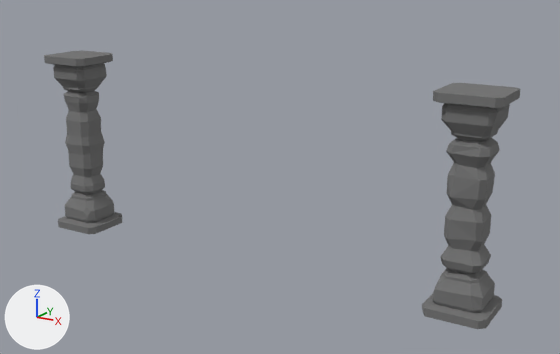
Renders of the Blender file udemy-blender/barrel.blend from each side of a commit.
Before and after are seen from a 50 mm camera at (7.46, -9.57, 4.67) aimed at (0.22, 2.49, 0.61). The lights are fixed; the arrows at lower left show +X, +Y and +Z. The same objects are shown in both versions, whatever each file hides.

The older version as bpy lines, for what is in view:
```python
me_cube_001 = bpy.data.meshes.new('Cube.001')
me_cube_001.from_pydata(...)  # 219 vertices, 211 faces; spans x -0.44..0.44, y -0.44..0.44, z -1.51..1.51
me_cube_001.materials.append(mat_pillar)  # grey #737373
me_cube_003 = bpy.data.meshes.new('Cube.003')
me_cube_003.from_pydata(...)  # 216 vertices, 210 faces; spans x -0.44..0.44, y -0.44..0.44, z -1.52..1.51
me_cube_003.materials.append(mat_pillar)  # grey #737373
ob_pillar_001 = bpy.data.objects.new('pillar.001', me_cube_001)
ob_pillar_001.location = (-2.24, 0.0, 1.5)
ob_pillar_002 = bpy.data.objects.new('pillar.002', me_cube_003)
ob_pillar_002.location = (4.6, 0.0, 1.5)
```
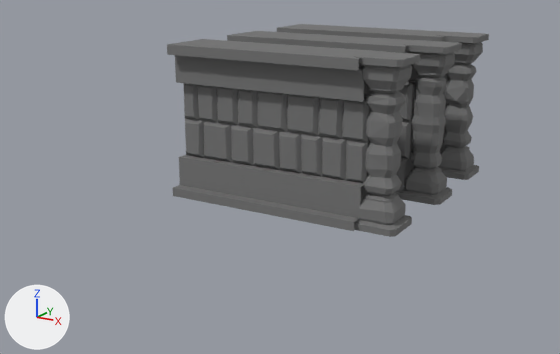
The change, as JSON lines over the scene's bpy script:
```json
{"block": "me_cube_001", "where": "# used by ob_pillar_001; location = (-2.24, 0.0, 1.5)"}
{"op": "remove", "block": "me_cube_001", "code": "me_cube_001.from_pydata(...)  # 219 vertices, 211 faces; spans x -0.44..0.44, y -0.44..0.44, z -1.51..1.51"}
{"op": "add", "block": "me_cube_001", "code": "me_cube_001.from_pydata(...)  # 489 vertices, 425 faces; spans x -4.32..0.44, y -0.61..0.53, z -1.51..1.51"}
{"block": "me_cube_001", "change": "me_cube_001 part 1: a new loose piece of 270 vertices spanning x -4.32..-0.31, y -0.61..0.53, z -1.5..1.5, in mat_pillar (grey #737373)"}
{"block": "me_cube_003", "where": "# used by ob_pillar_002; location = (4.6, 0.0, 1.5)"}
{"op": "remove", "block": "me_cube_003", "code": "me_cube_003.from_pydata(...)  # 216 vertices, 210 faces; spans x -0.44..0.44, y -0.44..0.44, z -1.52..1.51"}
{"op": "add", "block": "me_cube_003", "code": "me_cube_003.from_pydata(...)  # 486 vertices, 424 faces; spans x -4.26..0.44, y -0.55..0.59, z -1.52..1.51"}
{"block": "me_cube_003", "change": "me_cube_003 part 2: a new loose piece of 270 vertices spanning x -4.26..-0.26, y -0.55..0.59, z -1.5..1.5, in mat_pillar (grey #737373)"}
{"op": "add", "block": "me_cube_004", "code": ["me_cube_004 = bpy.data.meshes.new('Cube.004')", "me_cube_004.from_pydata(...)  # 506 vertices, 440 faces; spans x -4.24..0.44, y -0.59..0.56, z -1.51..1.51", "me_cube_004.materials.append(mat_pillar)  # grey #737373"]}
{"op": "set", "path": "ob_pillar_001.location", "old": "(-2.24, 0.0, 1.5)", "new": "(2.31, 4.64, 1.5)"}
{"op": "set", "path": "ob_pillar_002.location", "old": "(4.6, 0.0, 1.5)", "new": "(2.26, 2.58, 1.5)"}
{"op": "add", "block": "ob_pillar_003", "code": ["ob_pillar_003 = bpy.data.objects.new('pillar.003', me_cube_004)", "ob_pillar_003.location = (2.24, 6.61, 1.5)"]}
```

Where the change shows, as pixel boxes (x1, y1, x2, y2) in the pictures (560 x 354 px):
```json
{"object": "pillar.002", "change": "reshaped, moved", "before": [422, 83, 520, 329], "after": [167, 39, 420, 237], "on screen": "157% wider, 19% shorter"}
{"object": "pillar.001", "change": "reshaped, moved", "before": [44, 50, 122, 234], "after": [227, 31, 462, 205], "on screen": "199% wider"}
{"object": "pillar.003", "change": "added", "after": [277, 24, 489, 180]}
{"part": 1, "of": "me_cube_001", "change": "added", "after": [227, 31, 420, 195]}
{"part": 2, "of": "me_cube_003", "change": "added", "after": [167, 39, 387, 231]}
```
